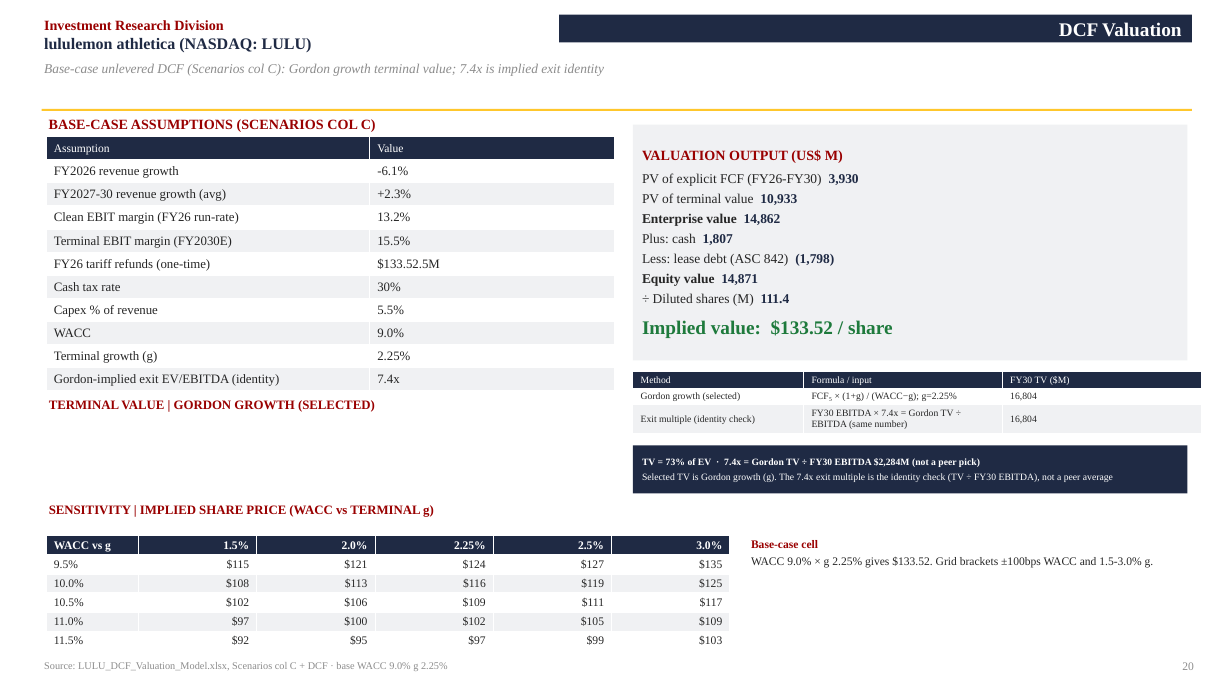
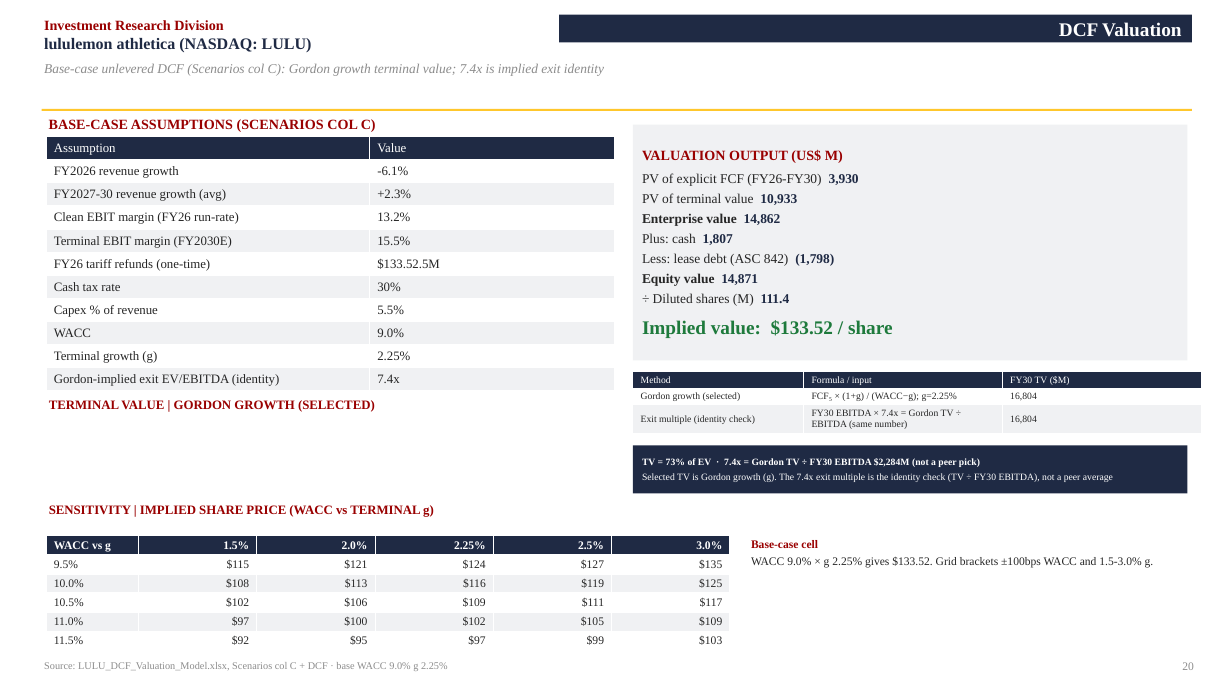
Before and after one commit to vengeanceaiUSC/RM, a slide deck: slide 20 of LULU/LULU_Investment_Pitch_Deck.pptx. Drawn at 1232x693 pixels with LibreOffice and Linux fonts; fonts in the diff are those of the drawing. Boxes give left, top, right and bottom in pixels: in the first picture for what was removed or moved away, otherwise in the second. Text is boxed around its words. In the diff, an @@ line names an element or a change of style, - is before the commit and + after.

```diff
--- a/LULU/LULU_Investment_Pitch_Deck.pptx
+++ b/LULU/LULU_Investment_Pitch_Deck.pptx
@@ table at (46, 137, 615, 391) @@
@@ size 9 to 10 pt in "Assumption", "Value" @@
```
Also in this commit, not shown: 6 other slides changed, 3 other files.
